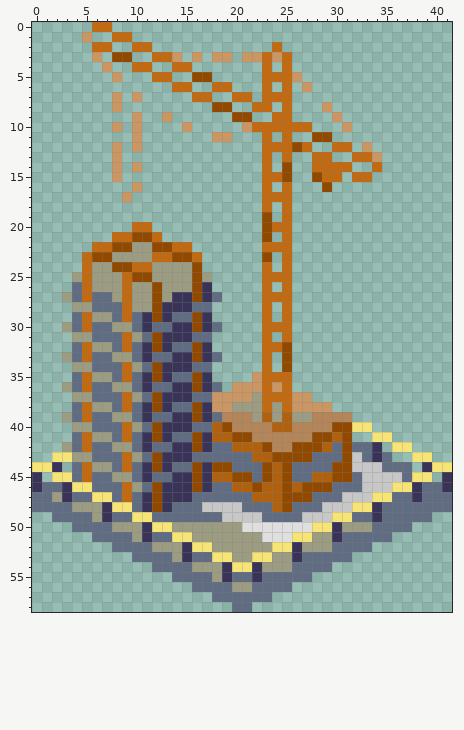
Pixel-art sprite -- assets/buildings/repair-crew-1.png. The first picture shows the starting point.
The file is 126x177 pixels, drawn in blocks of 3x3; one block is one cell here.
Once edited:
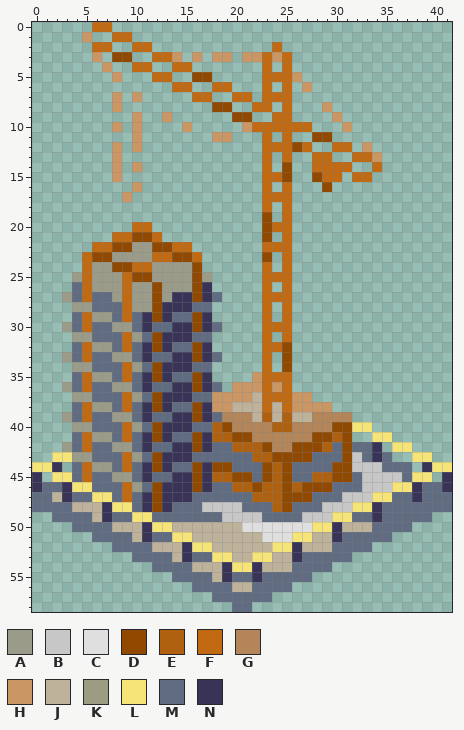
Palette (. is transparent): A #9b9b89  B #c7c7c7  C #dfdfdf  D #914900  E #b06110  F #c16a11  G #b38558  H #ca9764  J #bfb29b  K #9b9c82  L #f7e476  M #606c81  N #393457
Changes in this commit:
The edit turns colour K into colour A in row 22 at x 10 to 11; in row 23 at x 8 to 11; in row 24 at x 6 to 7 and 12 to 15; in row 25 at x 4, 6 to 8, 12 to 15 and 17; in row 26 at x 6 to 8, 10 to 11 and 13 to 15; in row 27 at x 3, 8, 10 to 11 and 13.
The edit turns colour K into colour A in row 28 at x 4 to 5 and 10 to 11; in row 29 at x 6 to 7; in row 30 at x 3 and 8 to 9; in row 31 at x 4 to 5 and 10; in row 32 at x 6 to 7; in row 33 at x 3 and 8 to 9.
The edit turns colour K into colour A in row 34 at x 4 to 5 and 10; in row 35 at x 6 to 7; in row 36 at x 3 and 8 to 9; in row 37 at x 4 to 5 and 10; in row 38 at x 6 to 7; in row 39 at x 3 and 8 to 9.
The edit turns colour K into colour A in row 40 at x 4 to 5 and 10; in row 41 at x 6 to 7; in row 42 at x 3 and 8 to 9; in row 43 at x 4 to 5 and 10; in row 44 at x 6 to 7; in row 45 at x 8 to 9.
The edit turns colour K into colour A in row 46 at x 10.
The edit turns colour K into colour J in row 37 at x 22; in row 38 at x 20 to 22 and 24; in row 39 at x 22, 24 and 26 to 27; in row 47 at x 2; in row 48 at x 4 to 6; in row 49 at x 6.
The edit turns colour K into colour J in row 50 at x 8 to 10, 14 to 20 and 31 to 33; in row 51 at x 10, 16 to 22 and 28 to 29; in row 52 at x 12 to 14, 18 to 23 and 27 to 29; in row 53 at x 14, 20 to 21 and 24 to 25; in row 54 at x 16 to 18 and 23 to 25; in row 55 at x 18.
The edit turns colour K into colour J in row 56 at x 20 to 21.
Changed places in both pictures, as pixel boxes (x1, y1, x2, y2):
changed: (52, 242, 372, 592)
